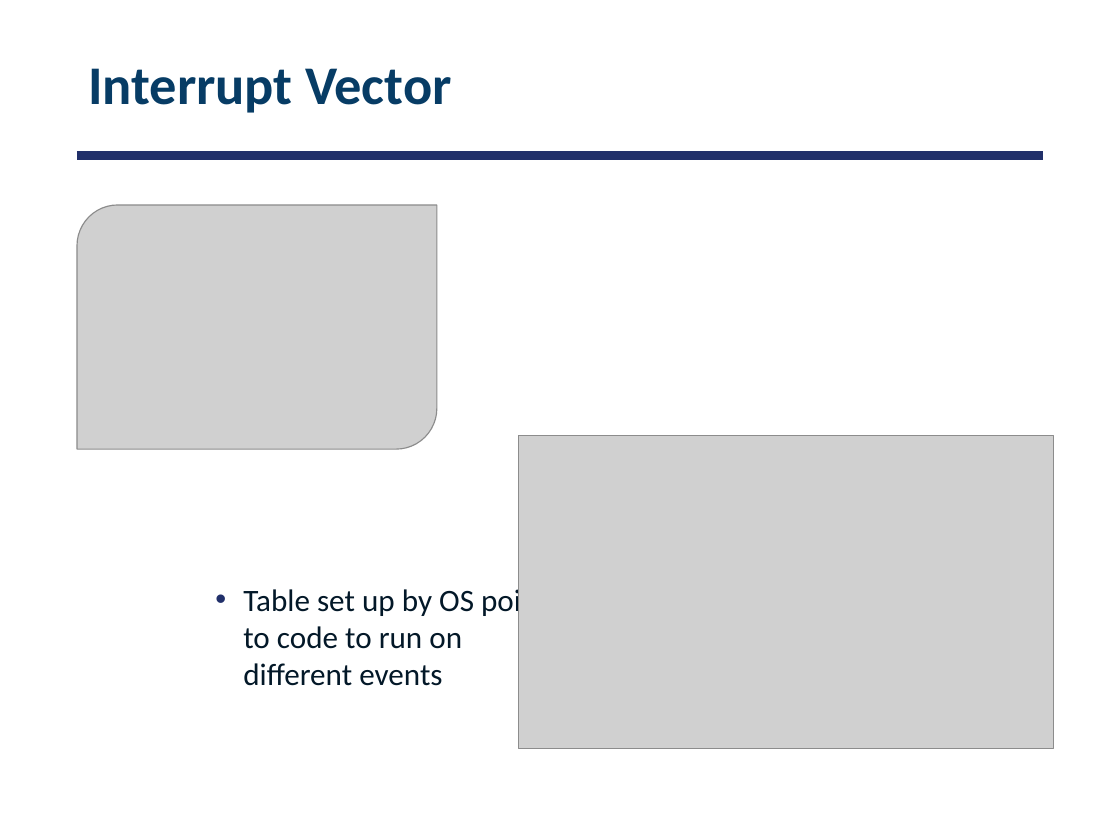
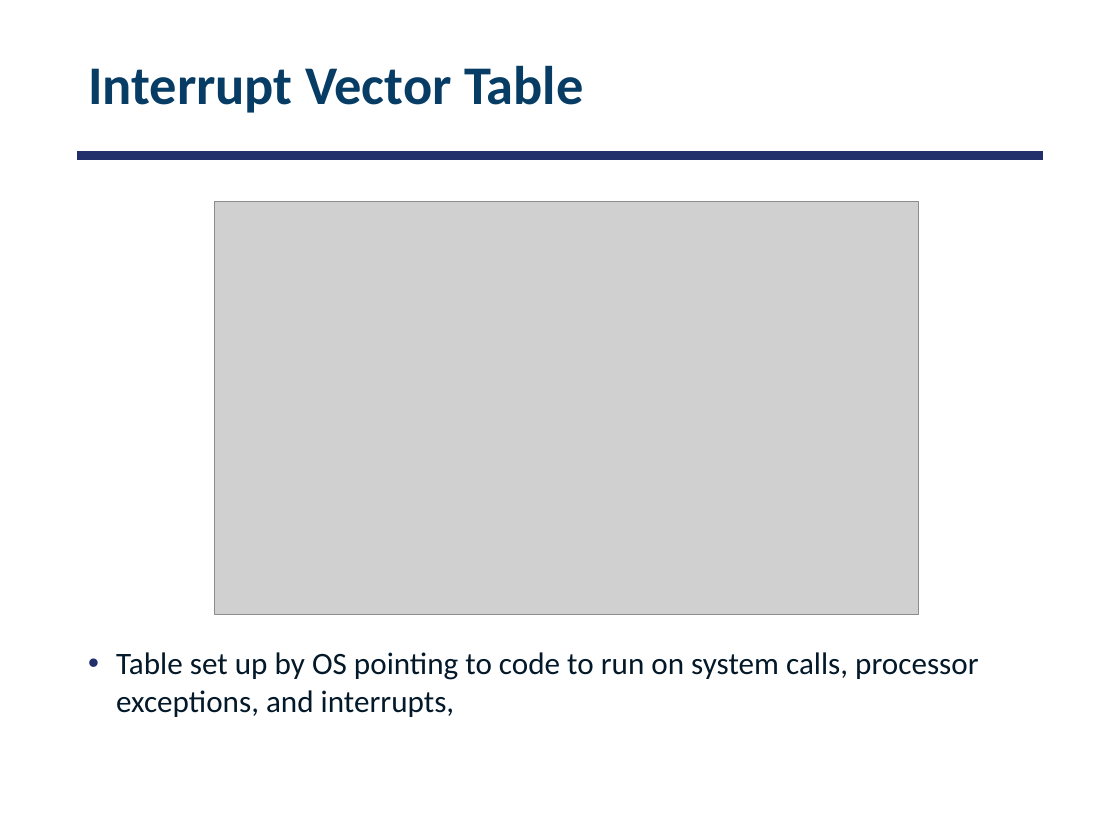
Before and after one commit to smajidzahedi/ECE350, a slide deck: slide 54 of 02-concepts.pptx (slide 52 before the commit). Drawn at 1120x840 pixels with LibreOffice and Linux fonts; fonts in the diff are those of the drawing; grey boxes stand for pictures. Boxes give left, top, right and bottom in pixels: in the first picture for what was removed or moved away, otherwise in the second. Text is boxed around its words. In the diff, an @@ line names an element or a change of style, - is before the commit and + after.

```diff
--- a/02-concepts.pptx
+++ b/02-concepts.pptx
@@ title at box(88, 65, 584, 113): text changed @@
-Interrupt Vector
+Interrupt Vector Table
@@ picture removed at box(77, 205, 437, 449) @@
@@ picture: place and size @@
-picture at box(519, 436, 1054, 749)
+picture at box(215, 202, 920, 614)
@@ text at box(116, 652, 978, 717): text changed @@
-• Table set up by OS pointing
-  to code to run on
-  different events
+• Table set up by OS pointing to code to run on system calls, processor exceptions, and interrupts,
```
Also in this commit, not shown: 11 other slides changed, 1 slide added, 1 slide removed, 21 other files.
